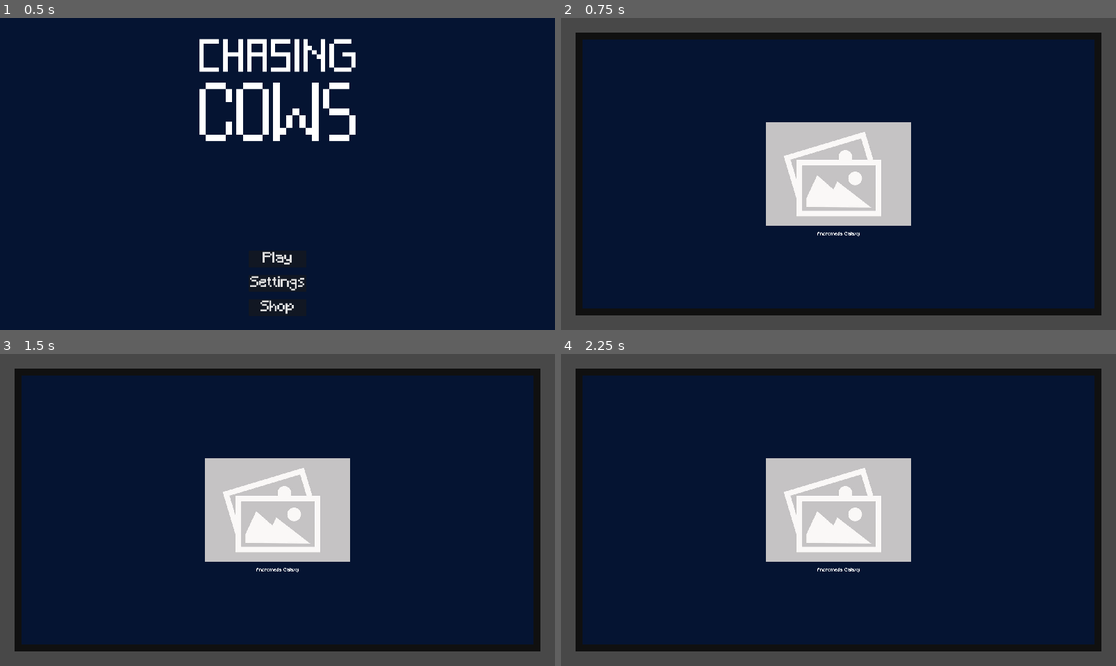
Above: before the commit, frames 1-4 (two rows, left to right).
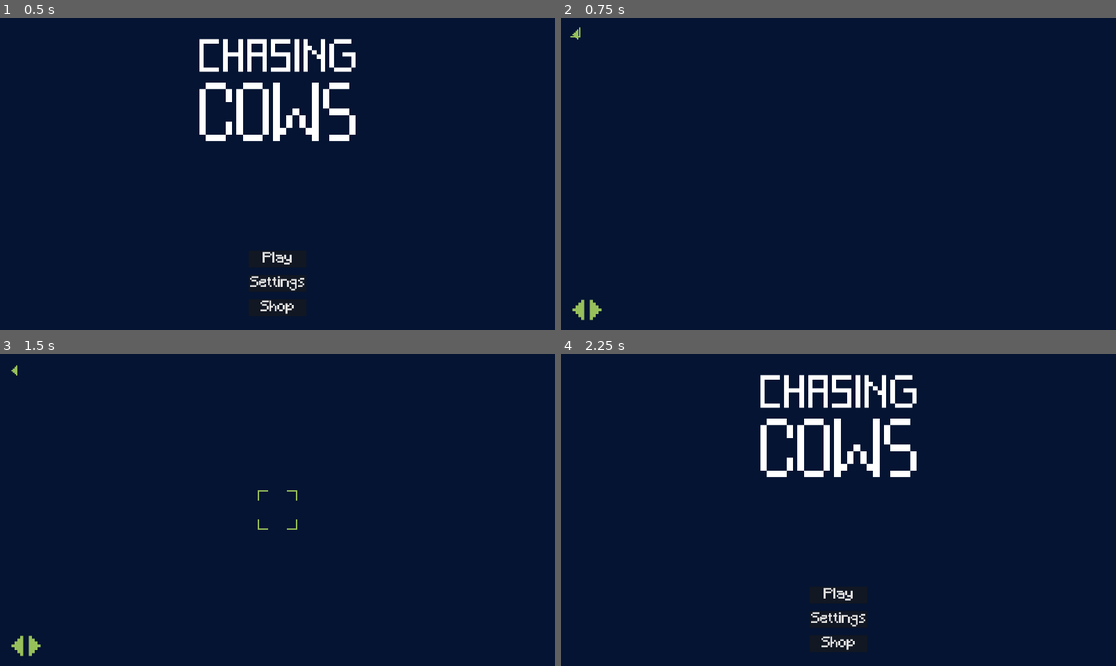
Above: after the commit, the same moments.

Repository: k4444th/ChasingCows
Game: Godot game, scene res://Scenes/main_menu.tscn
Two runs of this game, one before a commit and one after it. Both use one fixed random seed, a clock stepped at 60 frames per second and the inputs below.
Inputs (mouse positions are in pixels of both pictures, inside the frame that each line leads up to):
- Up to frame 1 (0.5 s): no input
- Up to frame 2 (0.75 s): click "Play" at 0.5 s
- Up to frame 3 (1.5 s): click (277, 510) at 1.27 s
- Up to frame 4 (2.25 s): click (577, 369) at 2.02 s

Frame 1 is identical in both runs. In frame 2, 29% of the frame differs, in the area x 0-100%, y 0-100%; in frame 3, 29%; in frame 4, 32%.

Commit message:
Basic Selector

Diff:
--- a/Scenes/choose_destination.gd
+++ b/Scenes/choose_destination.gd
@@ -1,11 +1,10 @@
 extends Node2D
 
+func _on_arrow_back_pressed() -> void:
+	get_tree().change_scene_to_file("res://Scenes/main_menu.tscn")
 
-func _on_andromeda_button_pressed() -> void:
-	print("Andromeda Galaxy Button Pressed")
+func _on_arrow_left_pressed() -> void:
+	print("Arrow Left Pressed")
 
-func _on_milky_way_button_pressed() -> void:
-	get_tree().change_scene_to_file("res://Scenes/level.tscn")
-
-func _on_some_galaxy_button_pressed() -> void:
-	print("Some Galaxy Button Pressed")
+func _on_arrow_right_pressed() -> void:
+	print("Arrow Right Pressed")
--- a/Scenes/choose_destination.tscn
+++ b/Scenes/choose_destination.tscn
@@ -1,14 +1,11 @@
-[gd_scene load_steps=5 format=3 uid="uid://dwlwcbtpff7op"]
+[gd_scene load_steps=4 format=3 uid="uid://dwlwcbtpff7op"]
 
-[ext_resource type="PackedScene" uid="uid://b3d7kglh0ux62" path="res://Scenes/camera.tscn" id="1_b75bk"]
 [ext_resource type="Script" uid="uid://dhtenvsyvyyff" path="res://Scenes/choose_destination.gd" id="1_e68r7"]
-[ext_resource type="Texture2D" uid="uid://c7jpntuat4v6b" path="res://Graphics/General/Placeholder.png" id="1_ur3en"]
-[ext_resource type="FontFile" uid="uid://duag8pn7aovn1" path="res://Fonts/pixelFont.ttf" id="4_e42j6"]
+[ext_resource type="PackedScene" uid="uid://dk645f5lwtqt" path="res://Scenes/selector.tscn" id="3_e42j6"]
+[ext_resource type="Texture2D" uid="uid://cedkorxao73t1" path="res://Graphics/General/ArrowBack.png" id="3_e68r7"]
 
 [node name="ChooseDestination" type="Node2D"]
 script = ExtResource("1_e68r7")
-
-[node name="Camera" parent="." instance=ExtResource("1_b75bk")]
 
 [node name="Canvas" type="CanvasLayer" parent="."]
 layer = -2
@@ -21,177 +18,41 @@
 grow_vertical = 2
 color = Color(0.0196078, 0.0784314, 0.196078, 1)
 
-[node name="Monitor" type="Node" parent="."]
+[node name="ArrowBack" type="TextureButton" parent="Canvas"]
+offset_left = 40.0
+offset_top = 40.0
+offset_right = 44.0
+offset_bottom = 47.0
+scale = Vector2(5, 5)
+texture_normal = ExtResource("3_e68r7")
 
-[node name="MonitorInner" type="CanvasLayer" parent="Monitor"]
-layer = 10
+[node name="ArrowLeft" type="TextureButton" parent="Canvas"]
+anchors_preset = 2
+anchor_top = 1.0
+anchor_bottom = 1.0
+offset_left = 40.0
+offset_top = -105.0
+offset_right = 44.0
+offset_bottom = -98.0
+grow_vertical = 0
+scale = Vector2(10, 10)
+texture_normal = ExtResource("3_e68r7")
 
-[node name="Right" type="ColorRect" parent="Monitor/MonitorInner"]
-custom_minimum_size = Vector2(75, 0)
-anchors_preset = 11
-anchor_left = 1.0
-anchor_right = 1.0
+[node name="ArrowRight" type="TextureButton" parent="Canvas"]
+anchors_preset = 2
+anchor_top = 1.0
 anchor_bottom = 1.0
-offset_left = -50.0
-grow_horizontal = 0
-grow_vertical = 2
-color = Color(0.0627451, 0.0627451, 0.0627451, 1)
+offset_left = 100.0
+offset_top = -105.0
+offset_right = 104.0
+offset_bottom = -98.0
+grow_vertical = 0
+scale = Vector2(10, 10)
+texture_normal = ExtResource("3_e68r7")
+flip_h = true
 
-[node name="Left" type="ColorRect" parent="Monitor/MonitorInner"]
-custom_minimum_size = Vector2(75, 0)
-anchors_preset = 9
-anchor_bottom = 1.0
-offset_right = 50.0
-grow_vertical = 2
-color = Color(0.0627451, 0.0627451, 0.0627451, 1)
+[node name="Selector" parent="." instance=ExtResource("3_e42j6")]
 
-[node name="Top" type="ColorRect" parent="Monitor/MonitorInner"]
-custom_minimum_size = Vector2(0, 75)
-anchors_preset = 10
-anchor_right = 1.0
-offset_bottom = 50.0
-grow_horizontal = 2
-color = Color(0.0627451, 0.0627451, 0.0627451, 1)
-
-[node name="Bottom" type="ColorRect" parent="Monitor/MonitorInner"]
-custom_minimum_size = Vector2(0, 75)
-anchors_preset = 12
-anchor_top = 1.0
-anchor_right = 1.0
-anchor_bottom = 1.0
-offset_top = -50.0
-grow_horizontal = 2
-grow_vertical = 0
-color = Color(0.0627451, 0.0627451, 0.0627451, 1)
-
-[node name="MonitorOuter" type="CanvasLayer" parent="Monitor"]
-layer = 10
-
-[node name="Right" type="ColorRect" parent="Monitor/MonitorOuter"]
-custom_minimum_size = Vector2(50, 0)
-anchors_preset = 11
-anchor_left = 1.0
-anchor_right = 1.0
-anchor_bottom = 1.0
-offset_left = -50.0
-grow_horizontal = 0
-grow_vertical = 2
-color = Color(0.281187, 0.281187, 0.281187, 1)
-
-[node name="Left" type="ColorRect" parent="Monitor/MonitorOuter"]
-custom_minimum_size = Vector2(50, 0)
-anchors_preset = 9
-anchor_bottom = 1.0
-offset_right = 50.0
-grow_vertical = 2
-color = Color(0.282353, 0.282353, 0.282353, 1)
-
-[node name="Top" type="ColorRect" parent="Monitor/MonitorOuter"]
-custom_minimum_size = Vector2(0, 50)
-anchors_preset = 10
-anchor_right = 1.0
-offset_bottom = 50.0
-grow_horizontal = 2
-color = Color(0.282353, 0.282353, 0.282353, 1)
-
-[node name="Bottom" type="ColorRect" parent="Monitor/MonitorOuter"]
-custom_minimum_size = Vector2(0, 50)
-anchors_preset = 12
-anchor_top = 1.0
-anchor_right = 1.0
-anchor_bottom = 1.0
-offset_top = -50.0
-grow_horizontal = 2
-grow_vertical = 0
-color = Color(0.282353, 0.282353, 0.282353, 1)
-
-[node name="AndromedaButton" type="TextureButton" parent="."]
-anchors_preset = 8
-anchor_left = 0.5
-anchor_top = 0.5
-anchor_right = 0.5
-anchor_bottom = 0.5
-offset_left = -252.0
-offset_top = -180.0
-offset_right = 252.0
-offset_bottom = 180.0
-grow_horizontal = 2
-grow_vertical = 2
-texture_normal = ExtResource("1_ur3en")
-
-[node name="MilkyWayButton" type="TextureButton" parent="."]
-anchors_preset = 8
-anchor_left = 0.5
-anchor_top = 0.5
-anchor_right = 0.5
-anchor_bottom = 0.5
-offset_left = 3588.0
-offset_top = -180.0
-offset_right = 4092.0
-offset_bottom = 180.0
-grow_horizontal = 2
-grow_vertical = 2
-texture_normal = ExtResource("1_ur3en")
-
-[node name="SomeGalaxyButton" type="TextureButton" parent="."]
-anchors_preset = 8
-anchor_left = 0.5
-anchor_top = 0.5
-anchor_right = 0.5
-anchor_bottom = 0.5
-offset_left = 7428.0
-offset_top = -180.0
-offset_right = 7932.0
-offset_bottom = 180.0
-grow_horizontal = 2
-grow_vertical = 2
-texture_normal = ExtResource("1_ur3en")
-
-[node name="Label" type="Label" parent="."]
-anchors_preset = 8
-anchor_left = 0.5
-anchor_top = 0.5
-anchor_right = 0.5
-anchor_bottom = 0.5
-offset_left = -74.5
-offset_top = 200.0
-offset_right = 74.5
-offset_bottom = 223.0
-grow_horizontal = 2
-grow_vertical = 2
-theme_override_fonts/font = ExtResource("4_e42j6")
-text = "Andromeda Galaxy"
-
-[node name="Label2" type="Label" parent="."]
-anchors_preset = 8
-anchor_left = 0.5
-anchor_top = 0.5
-anchor_right = 0.5
-anchor_bottom = 0.5
-offset_left = 3765.5
-offset_top = 200.0
-offset_right = 3914.5
-offset_bottom = 223.0
-grow_horizontal = 2
-grow_vertical = 2
-theme_override_fonts/font = ExtResource("4_e42j6")
-text = "Milkyway"
-
-[node name="Label3" type="Label" parent="."]
-anchors_preset = 8
-anchor_left = 0.5
-anchor_top = 0.5
-anchor_right = 0.5
-anchor_bottom = 0.5
-offset_left = 7605.5
-offset_top = 200.0
-offset_right = 7754.5
-offset_bottom = 223.0
-grow_horizontal = 2
-grow_vertical = 2
-theme_override_fonts/font = ExtResource("4_e42j6")
-text = "Some Galaxy"
-
-[connection signal="pressed" from="AndromedaButton" to="." method="_on_andromeda_button_pressed"]
-[connection signal="pressed" from="MilkyWayButton" to="." method="_on_milky_way_button_pressed"]
-[connection signal="pressed" from="SomeGalaxyButton" to="." method="_on_some_galaxy_button_pressed"]
+[connection signal="pressed" from="Canvas/ArrowBack" to="." method="_on_arrow_back_pressed"]
+[connection signal="pressed" from="Canvas/ArrowLeft" to="." method="_on_arrow_left_pressed"]
+[connection signal="pressed" from="Canvas/ArrowRight" to="." method="_on_arrow_right_pressed"]
--- a/Scenes/galaxy_menu.tscn
+++ b/Scenes/galaxy_menu.tscn
@@ -156,7 +156,6 @@
 [node name="Camera" parent="." instance=ExtResource("4_6xwkb")]
 zoom = Vector2(0.1, 0.1)
 position_smoothing_enabled = true
-speed = 25
 
 [connection signal="pressed" from="Canvas/ArrowBackButton" to="." method="_on_arrow_back_button_pressed"]
 [connection signal="mouse_entered" from="Galaxies/AndromedaButton" to="." method="_on_andromeda_button_mouse_entered"]
--- /dev/null
+++ b/Scenes/selector.gd
@@ -0,0 +1,27 @@
+extends Node2D
+
+var selectorPosition := Vector2(0, 0)
+var selectorSize := Vector2(100, 100)
+
+@onready var selector := $"."
+@onready var selectorCorners := [
+	[$TopLeft, $TopRight],
+	[$BottomLeft, $BottomRight]
+]
+
+func _input(event: InputEvent) -> void:
+	if event is InputEventMouseMotion:
+		selectorPosition = event.position
+
+	if event is InputEventMouseButton:
+		selectorSize = Vector2(600 - selectorSize.x, 600 - selectorSize.y)
+
+
+func _process(_delta: float) -> void:
+	selector.position = selectorPosition
+	selectorCorners[0][0].position = -selectorSize / 2
+	selectorCorners[0][1].position.x = selectorSize.x / 2
+	selectorCorners[0][1].position.y = -selectorSize.y / 2
+	selectorCorners[1][0].position.x = -selectorSize.x / 2
+	selectorCorners[1][0].position.y = selectorSize.y / 2
+	selectorCorners[1][1].position = selectorSize / 2
--- /dev/null
+++ b/Scenes/selector.tscn
@@ -0,0 +1,31 @@
+[gd_scene load_steps=3 format=3 uid="uid://dk645f5lwtqt"]
+
+[ext_resource type="Texture2D" uid="uid://p3e01whd40o6" path="res://Graphics/General/Corner.png" id="1_22fom"]
+[ext_resource type="Script" uid="uid://kbop21s1t04f" path="res://Scenes/selector.gd" id="1_q57ui"]
+
+[node name="Selector" type="Node2D"]
+script = ExtResource("1_q57ui")
+
+[node name="TopLeft" type="Sprite2D" parent="."]
+position = Vector2(-50, -50)
+scale = Vector2(5, 5)
+texture = ExtResource("1_22fom")
+
+[node name="TopRight" type="Sprite2D" parent="."]
+position = Vector2(50, -50)
+scale = Vector2(5, 5)
+texture = ExtResource("1_22fom")
+flip_h = true
+
+[node name="BottomLeft" type="Sprite2D" parent="."]
+position = Vector2(-50, 50)
+scale = Vector2(5, 5)
+texture = ExtResource("1_22fom")
+flip_v = true
+
+[node name="BottomRight" type="Sprite2D" parent="."]
+position = Vector2(50, 50)
+scale = Vector2(5, 5)
+texture = ExtResource("1_22fom")
+flip_h = true
+flip_v = true
Binary file changed: Graphics/General/ArrowBack.png
Binary file added: Graphics/General/Corner.png
Not shown, added: Graphics/General/Corner.png.import
Not shown, added: Scenes/selector.gd.uid
